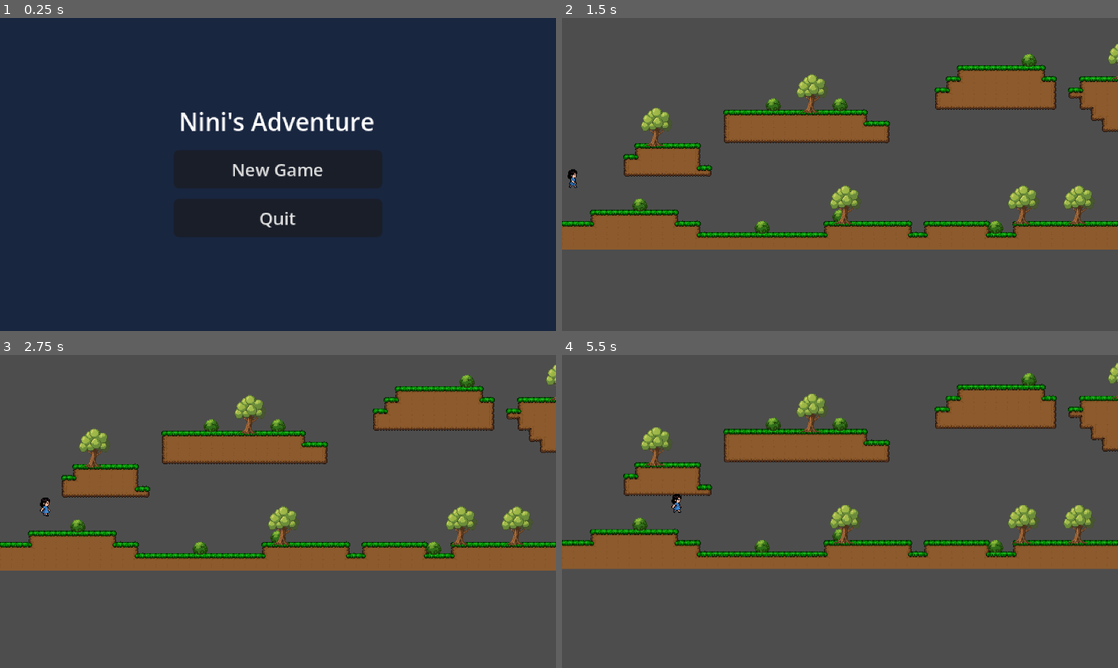
Above: before the commit, frames 1-4 (two rows, left to right).
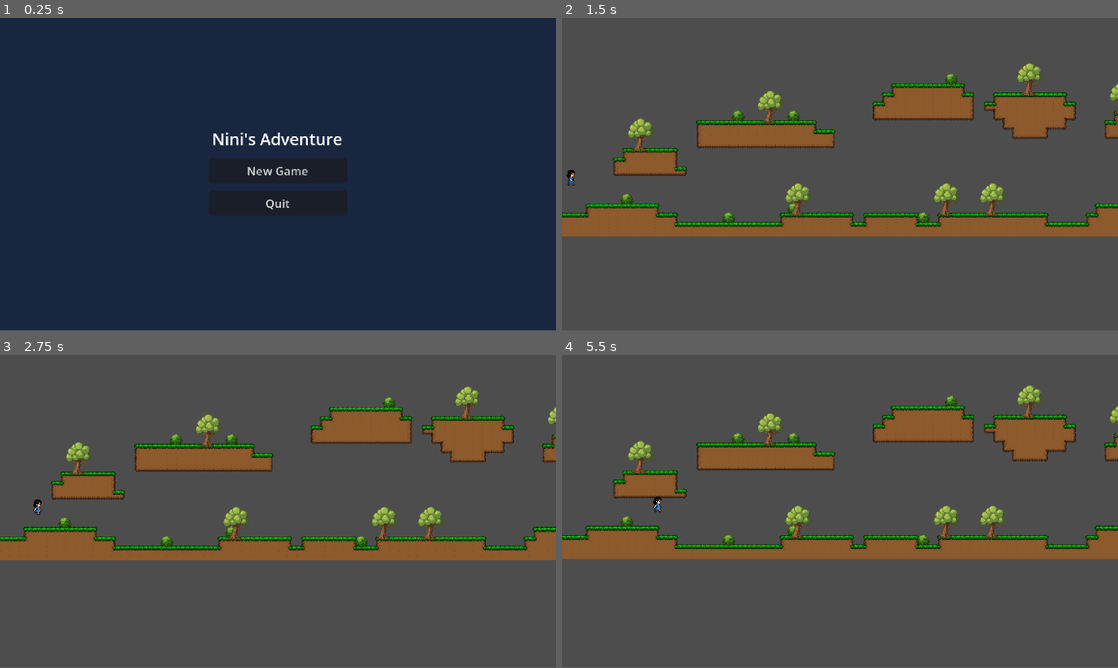
Above: after the commit, the same moments.

Repository: PsyburGai/ninis-adventure
Game: Godot game, scene res://source/scenes/levels/main_menu.tscn
Same seed, same stepped clock (60 frames per second), same inputs: the game is played once before the commit and once after it.
Inputs:
- Up to frame 1 (0.25 s): no input
- Up to frame 2 (1.5 s): click "New Game" at 0.5 s; click "Slot 1 — Empty" at 1.25 s
- Up to frame 3 (2.75 s): hold D (move_right) from 2.03 s (still down); tap Space (jump) at 2.27 s
- Up to frame 4 (5.5 s): tap Space (jump) at 3.02, 4.52, 5.27 s; release D (move_right) at 3.53 s; hold A (move_left) 3.53-4.28 s; hold D (move_right) from 4.28 s (still down)
In our replay, the window is 800x450 before the commit and 800x449 after it. These sizes can differ from the game's own. Grey fills any space a smaller window leaves; there, only what the larger window draws over its background counts as a difference.

The runs differ from the first frame. In frame 1, 1.9% of the frame differs, in the area x 32-68%, y 30-67%; in frame 2, 22%, in the area x 0-100%, y 8-74%; in frame 3, 22%; in frame 4, 22%.

Commit message:
Increase window size to 1440x810, viewport to 480x270, zoom to 0.5

Diff:
--- a/project.godot
+++ b/project.godot
@@ -27,10 +27,10 @@
 
 [display]
 
-window/size/viewport_width=320
-window/size/viewport_height=180
-window/size/window_width_override=1280
-window/size/window_height_override=720
+window/size/viewport_width=480
+window/size/viewport_height=270
+window/size/window_width_override=1440
+window/size/window_height_override=810
 window/stretch/mode="canvas_items"
 
 [editor]
--- a/source/scenes/player/nini.tscn
+++ b/source/scenes/player/nini.tscn
@@ -123,7 +123,7 @@
 shape = SubResource("CapsuleShape2D_nini")
 
 [node name="Camera2D" type="Camera2D" parent="."]
-zoom = Vector2(0.4, 0.4)
+zoom = Vector2(0.5, 0.5)
 limit_left = 0
 limit_top = -9999
 limit_right = 2560
